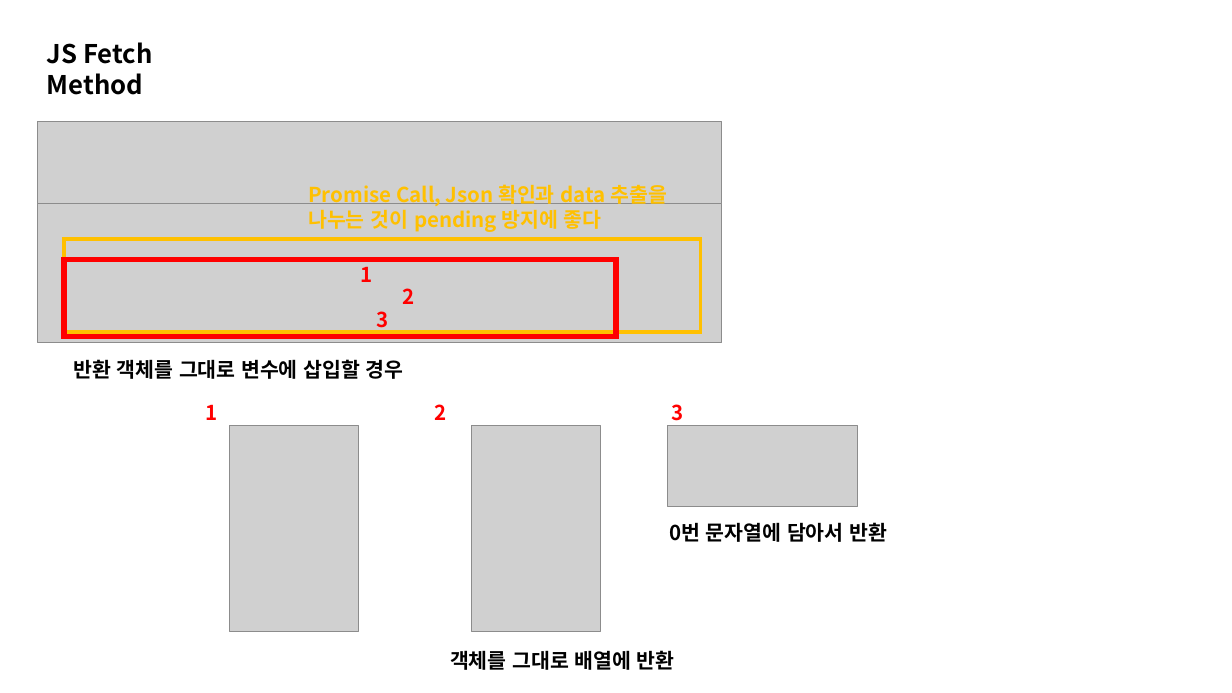
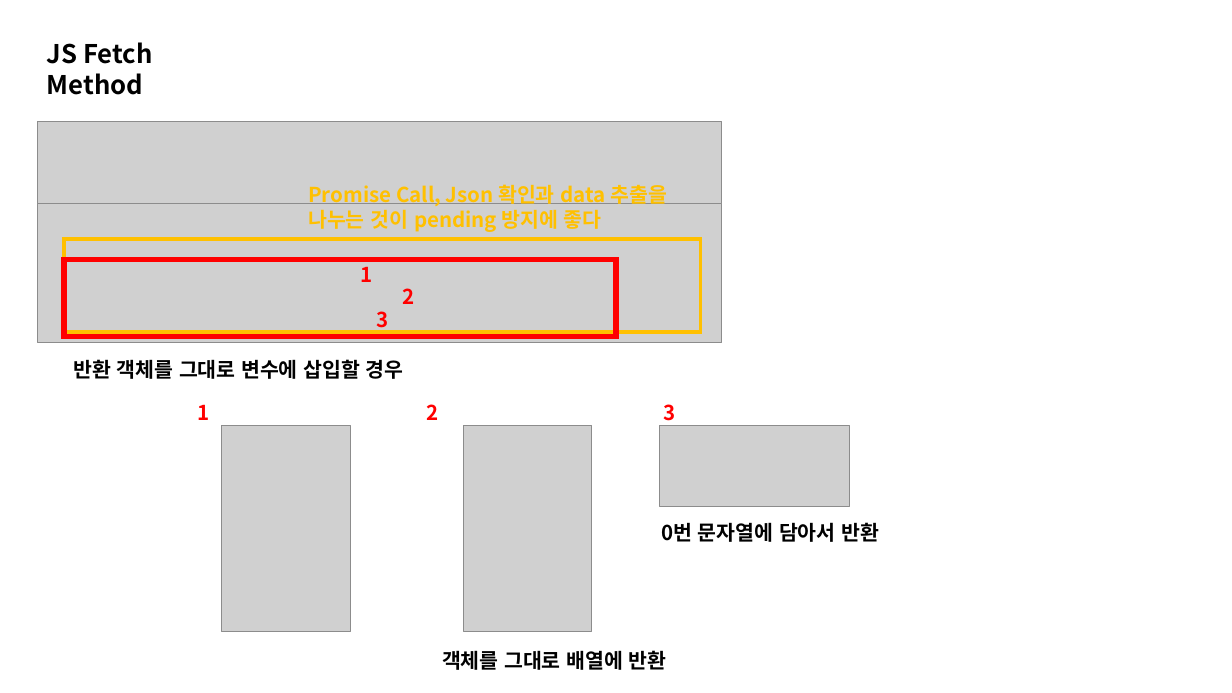
Before and after one commit to guswo5580/JS_Basic_Project, a slide deck: slide 1 of 06 - Type Ahead/Description.pptx. Drawn at 1232x693 pixels with LibreOffice and Linux fonts; fonts in the diff are those of the drawing; grey boxes stand for pictures. Boxes give left, top, right and bottom in pixels: in the first picture for what was removed or moved away, otherwise in the second. Text is boxed around its words. In the diff, an @@ line names an element or a change of style, - is before the commit and + after.

Commit message:
Modify 6's description

```diff
--- a/06 - Type Ahead/Description.pptx
+++ b/06 - Type Ahead/Description.pptx
@@ 5 texts, 3 pictures: place and size @@
-5 texts, 3 pictures at (206,404,887,670)
+5 texts, 3 pictures at (197,404,879,670)
```
